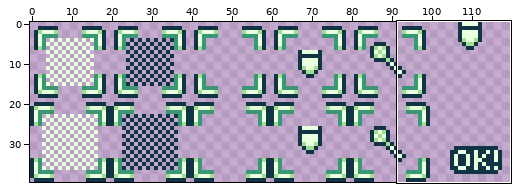
One commit to this sprite sheet: gfx/select.png. Above, an overview of the earlier version with the close-up marked.
Close-up. Before the edit:
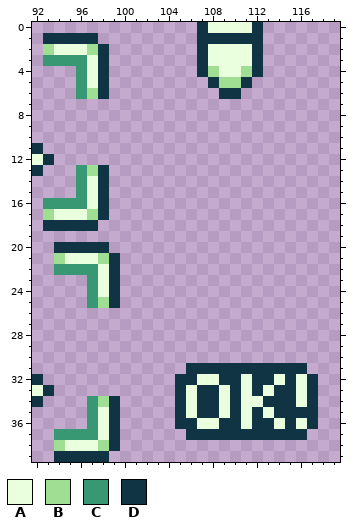
The file is 120x40 pixels. Shown: x 92..119, y 0..39.
Palette (. is transparent): A #eaffdd  B #9fde93  C #389874  D #103443
Pixels before, first column x 92:
 0 ...............DAAAAD.....
 1 .DDDDD.........DDDDDD.....
 2 .BAAABD........DAAAAD.....
 3 .CCCCAD........DAAAAD.....
 4 ....CAD........DBAABD.....
 5 ....CAD.........DBBD......
 6 ....CBD..........DD.......
 7 ..........................
 8 ..........................
 9 ..........................
10 ..........................
11 D.........................
12 AD........................
13 D...CBD...................
14 ....CAD...................
15 ....CAD...................
16 .CCCCAD...................
17 .BAAABD...................
18 .DDDDD....................
19 ..........................
20 ..DDDDD...................
21 ..BAAABD..................
22 ..CCCCAD..................
23 .....CAD..................
24 .....CAD..................
25 .....CBD..................
26 ..........................
27 ..........................
28 ..........................
29 ..........................
30 ..........................
31 ..............DDDDDDDDDDD.
32 D............DDAADDADDADAD
33 AD...........DADDADADADDAD
34 D....CBD.....DADDADAADDDAD
35 .....CAD.....DADDADADADDDD
36 .....CAD.....DDAADDADDADAD
37 ..CCCCAD......DDDDDDDDDDD.
38 ..BAAABD..................
39 ..DDDDD...................
The same view after the edit:
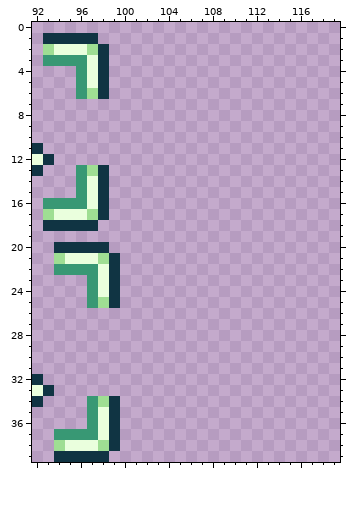
The edit:
The author cleared colour A in row 0 at x 108 to 111; in rows 2 to 3 at x 108 to 111; in row 4 at x 109 to 110; in row 32 at x 107 to 108, 111, 114 and 116; in row 33 at x 106, 109, 111, 113 and 116; in row 34 at x 106, 109, 111 to 112 and 116.
The author cleared colour A in row 35 at x 106, 109, 111 and 113; in row 36 at x 107 to 108, 111, 114 and 116.
The author cleared colour B in row 4 at x 108 and 111; in row 5 at x 109 to 110.
The author cleared colour D in row 0 at x 107 and 112; in row 1 at x 107 to 112; in rows 2 to 4 at x 107 and 112; in row 5 at x 108 and 111; in row 6 at x 109 to 110; in row 31 at x 106 to 116.
The author cleared colour D in row 32 at x 105 to 106, 109 to 110, 112 to 113, 115 and 117; in row 33 at x 105, 107 to 108, 110, 112, 114 to 115 and 117; in row 34 at x 105, 107 to 108, 110, 113 to 115 and 117; in row 35 at x 105, 107 to 108, 110, 112 and 114 to 117; in row 36 at x 105 to 106, 109 to 110, 112 to 113, 115 and 117; in row 37 at x 106 to 116.
Where, in picture pixels (left, top, right, bottom), the same in both close-ups:
erased: (197, 22, 263, 99)
erased: (175, 363, 318, 440)
